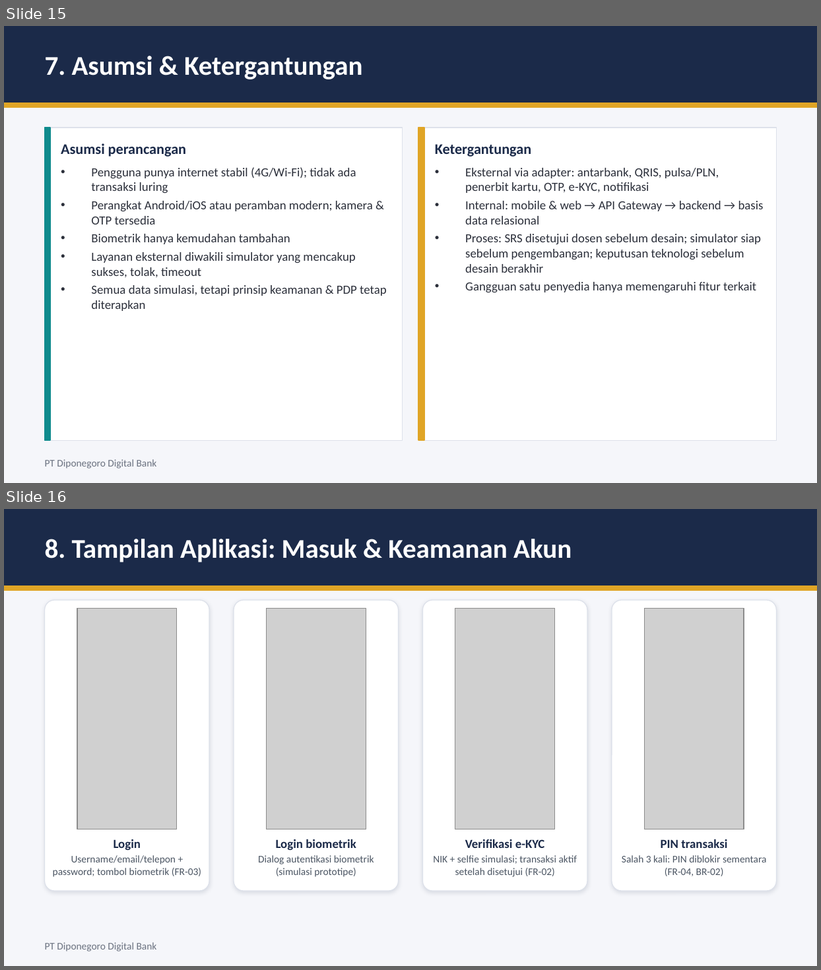
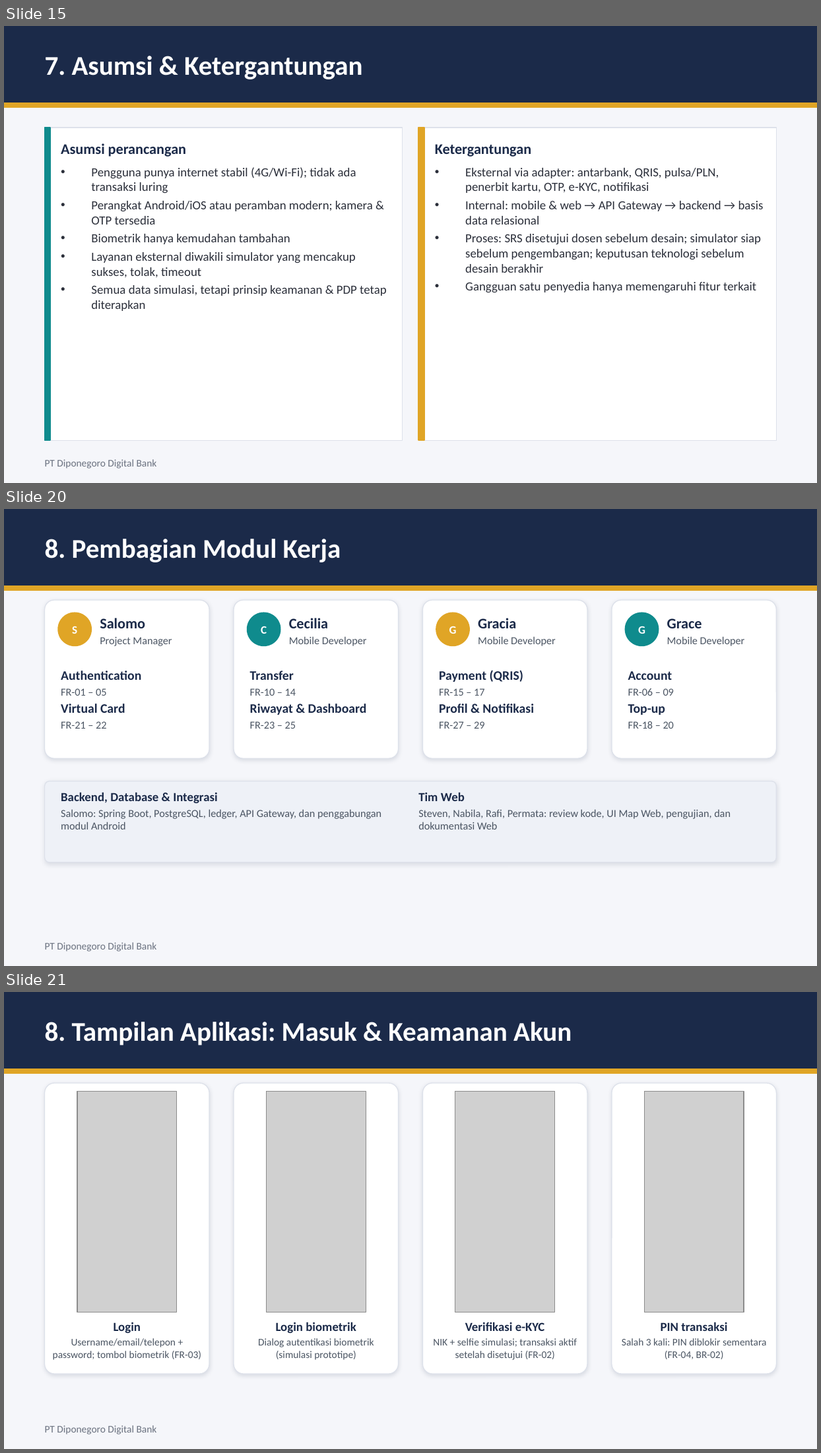
Before and after one commit to SOL-glorious26/diponegoro-digital-bank, a slide deck: Presentasi/17_november_2026/PPT Final.pptx. Shown one above the other, each under a label of ours: slides 15 and 16 before the commit, slides 15, 20 and 21 after it; the slides between them are not shown. The pictures are 821x970 and 821x1453 pixels, drawn with LibreOffice and Linux fonts; fonts in the diff are those of the drawing; grey boxes stand for pictures. Boxes give left, top, right and bottom in pixels: in the first picture for what was removed or moved away, otherwise in the second. Text is boxed around its words. In the diff, an @@ line names an element or a change of style, - is before the commit and + after.

Commit message:
PPT Final: slide teknologi, arsitektur backend, basis data, deployment, dan pembagian modul kerja
Tambahan slide 16-20 pada bagian 8 dan butir agenda 8 diganti menjadi Teknologi & tampilan aplikasi. MDTA v0.2 disimpan ulang dari Word (nomor halaman).

```diff
--- a/Presentasi/17_november_2026/PPT Final.pptx
+++ b/Presentasi/17_november_2026/PPT Final.pptx
@@ slide 20 added at [4, 509, 817, 966], background #F5F6FA @@
@@ rectangle added at [4, 509, 817, 586], fill #1B2A49, outline #1B2A49 1 pt @@
@@ text added at [45, 539, 341, 562], 24 pt, text #FFFFFF, bold @@
+8. Pembagian Modul Kerja
@@ rectangle added at [4, 586, 817, 590], fill #E0A526, outline #E0A526 1 pt @@
@@ rounded rectangle added at [45, 600, 209, 758], fill #FFFFFF, outline #DDE1EA 0.75 pt @@
@@ rounded rectangle added at [234, 600, 399, 758], fill #FFFFFF, outline #DDE1EA 0.75 pt @@
@@ rounded rectangle added at [422, 600, 587, 758], fill #FFFFFF, outline #DDE1EA 0.75 pt @@
@@ rounded rectangle added at [611, 600, 776, 758], fill #FFFFFF, outline #DDE1EA 0.75 pt @@
@@ ellipse added at [57, 612, 92, 646], fill #E0A526, 10 pt, text #FFFFFF, bold @@
+S
@@ text added at [100, 618, 172, 646], 9.5 pt, text #4B5563 @@
+Salomo
+Project Manager
@@ ellipse added at [246, 612, 281, 646], fill #0F8B8D, 10 pt, text #FFFFFF, bold @@
+C
@@ text added at [289, 618, 367, 646], 9.5 pt, text #4B5563 @@
+Cecilia
+Mobile Developer
@@ ellipse added at [436, 612, 470, 646], fill #E0A526, 10 pt, text #FFFFFF, bold @@
+G
@@ text added at [478, 618, 556, 646], 9.5 pt, text #4B5563 @@
+Gracia
+Mobile Developer
@@ ellipse added at [624, 612, 659, 646], fill #0F8B8D, 10 pt, text #FFFFFF, bold @@
+G
@@ text added at [667, 619, 745, 646], 9.5 pt, text #4B5563 @@
+Grace
+Mobile Developer
@@ text added at [61, 671, 141, 729], 11.5 pt, text #1B2A49, bold @@
+Authentication
+FR-01 – 05
+Virtual Card
+FR-21 – 22
@@ text added at [250, 671, 367, 729], 11.5 pt, text #1B2A49, bold @@
+Transfer
+FR-10 – 14
+Riwayat & Dashboard
+FR-23 – 25
@@ text added at [439, 670, 534, 729], 11.5 pt, text #1B2A49, bold @@
+Payment (QRIS)
+FR-15 – 17
+Profil & Notifikasi
+FR-27 – 29
@@ text added at [628, 671, 674, 729], 9.5 pt, text #4B5563 @@
+Account
+FR-06 – 09
+Top-up
+FR-18 – 20
@@ rounded rectangle added at [45, 782, 776, 863], fill #EEF1F7, outline #DDE1EA 0.75 pt @@
@@ text added at [61, 792, 382, 830], 9.5 pt, text #4B5563 @@
+Backend, Database & Integrasi
+Salomo: Spring Boot, PostgreSQL, ledger, API Gateway, dan penggabungan modul Android
@@ text added at [418, 792, 731, 830], 9.5 pt, text #4B5563 @@
+Tim Web
+Steven, Nabila, Rafi, Permata: review kode, UI Map Web, pengujian, dan dokumentasi Web
@@ text added at [45, 943, 157, 952], 9 pt, text #6B7280 @@
+PT Diponegoro Digital Bank
@@ what was slide 16 is now slide 21 @@
```
Also in this commit, not shown: 1 slide changed, 4 other slides added, 1 other file.
